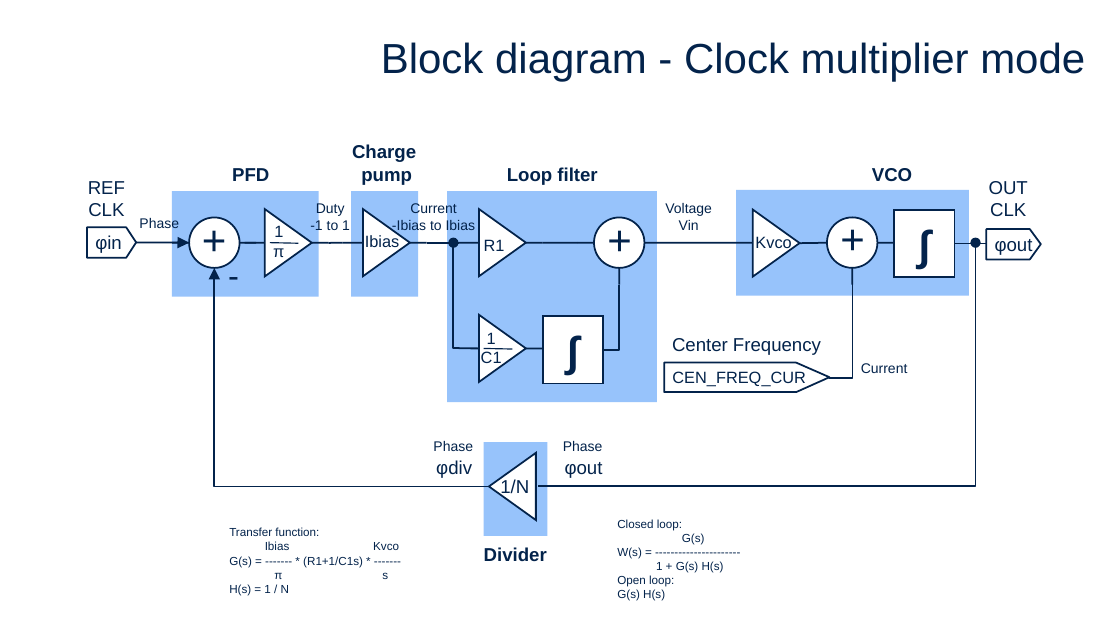
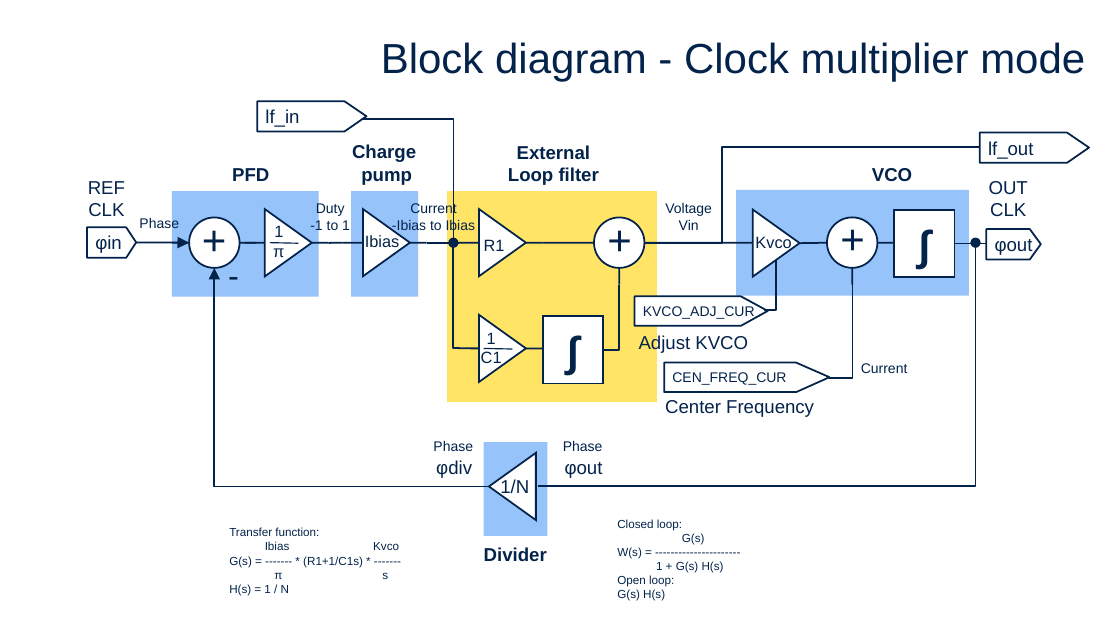
Before and after one commit to yutaka-kotani-stj/2026_sscs_gf180, a slide deck: slide 6 of proposal/proposal.pptx (slide 4 before the commit). Drawn at 1120x630 pixels with LibreOffice and Linux fonts; fonts in the diff are those of the drawing. Boxes give left, top, right and bottom in pixels: in the first picture for what was removed or moved away, otherwise in the second. Text is boxed around its words. In the diff, an @@ line names an element or a change of style, - is before the commit and + after.

```diff
--- a/proposal/proposal.pptx
+++ b/proposal/proposal.pptx
@@ freeform shape added at box(257, 102, 366, 132), fill #FFFFFF, outline #03234B 1.5 pt, 16 pt, text #03234B @@
+lf_in
@@ elbow line added from (454, 239) to (362, 118), #03234B 1.5 pt @@
@@ text at box(508, 145, 599, 185): text changed @@
-Loop filter
+External
+Loop filter
@@ elbow line added from (644, 243) to (980, 147), #03234B 1.5 pt @@
@@ freeform shape added at box(980, 133, 1089, 163), fill #FFFFFF, outline #03234B 1.5 pt, 16 pt, text #03234B @@
+lf_out
@@ rectangle at box(447, 191, 657, 402): fill #97C3FB to #FFE466 @@
@@ elbow line added from (765, 310) to (776, 260), #03234B 1.5 pt @@
@@ freeform shape added at box(634, 297, 768, 326), fill #FFFFFF, outline #03234B 1.5 pt, 12 pt, text #03234B @@
+KVCO_ADJ_CUR
@@ text added at box(639, 334, 748, 353), 16 pt, text #03234B @@
+Adjust KVCO
@@ freeform shape "CEN_FREQ_CUR" at box(665, 363, 830, 392): size 14 to 12 pt @@
@@ text "Center Frequency": place and size @@
-text "Center Frequency" at box(672, 338, 821, 355)
+text "Center Frequency" at box(665, 400, 814, 417)
```
Also in this commit, not shown: 7 other slides changed, 3 slides added, 1 slide removed.
